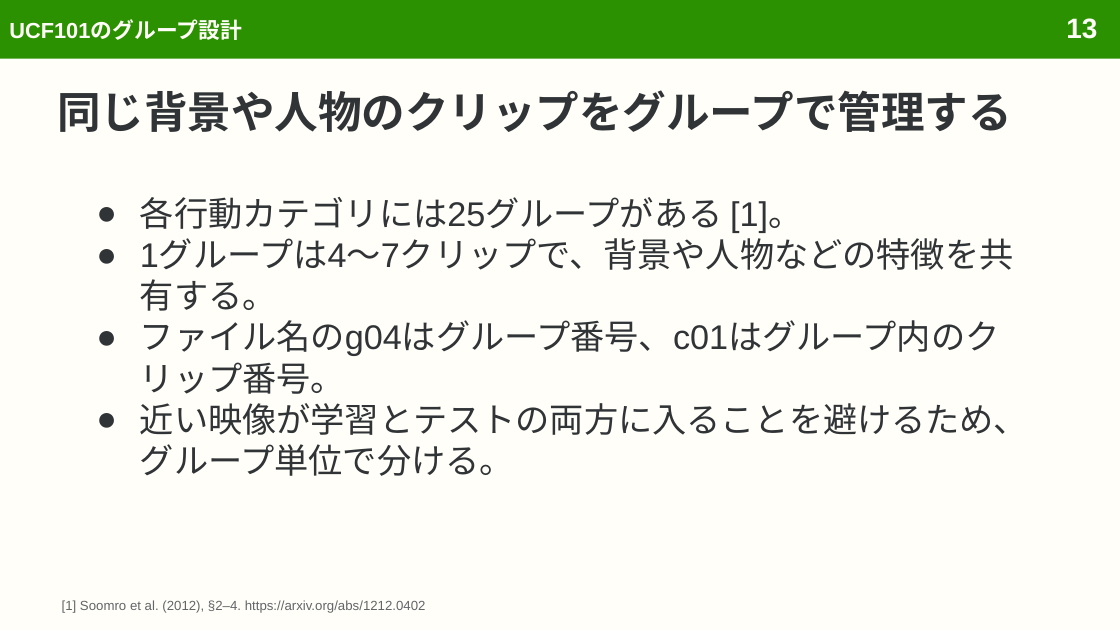
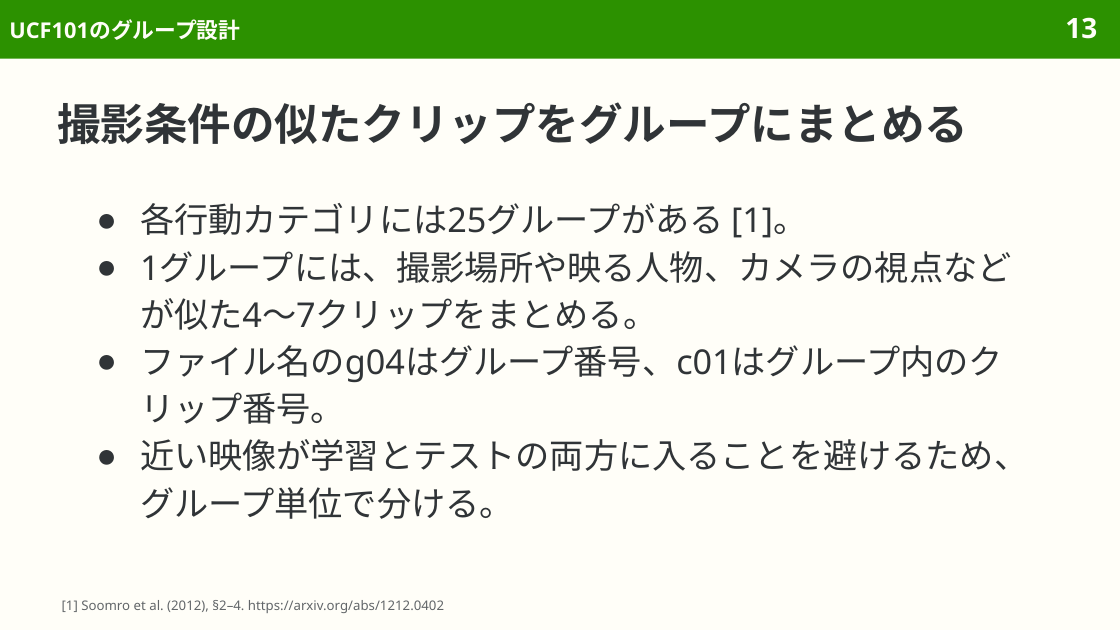
Before and after one commit to sasakiy84/datasets-in-10-minutes, a slide deck: slide 13 of slides/datasets-in-10-minutes-ucf101.pptx. Drawn at 1120x630 pixels with LibreOffice and Linux fonts; fonts in the diff are those of the drawing. Boxes give left, top, right and bottom in pixels: in the first picture for what was removed or moved away, otherwise in the second. Text is boxed around its words. In the diff, an @@ line names an element or a change of style, - is before the commit and + after.

```diff
--- a/slides/datasets-in-10-minutes-ucf101.pptx
+++ b/slides/datasets-in-10-minutes-ucf101.pptx
@@ font Arial to Noto Sans in 3 elements at bbox=[9, 19, 240, 40], bbox=[62, 600, 444, 613], bbox=[1065, 17, 1097, 39] @@
@@ title at bbox=[57, 102, 968, 144]: text changed; font Arial to Noto Sans @@
-同じ背景や人物のクリップをグループで管理する
+撮影条件の似たクリップをグループにまとめる
@@ text at bbox=[140, 203, 1028, 519]: font Arial to Noto Sans in "各行動カテゴリには25グループがある [1]。", "ファイル名のg04はグループ番号、c01はグループ内のクリップ番号。", "近い映像が学習とテストの両方に入ることを避けるため、グループ単位で分ける。"; line spacing 1 to 1.15 @@
@@ text at bbox=[140, 251, 1012, 330]: text changed; font Arial to Noto Sans @@
-● 1グループは4〜7クリップで、背景や人物などの特徴を共有する。
+● 1グループには、撮影場所や映る人物、カメラの視点などが似た4〜7クリップをまとめる。
```
Also in this commit, not shown: 63 other slides changed, 1 slide removed, 10 other files.
